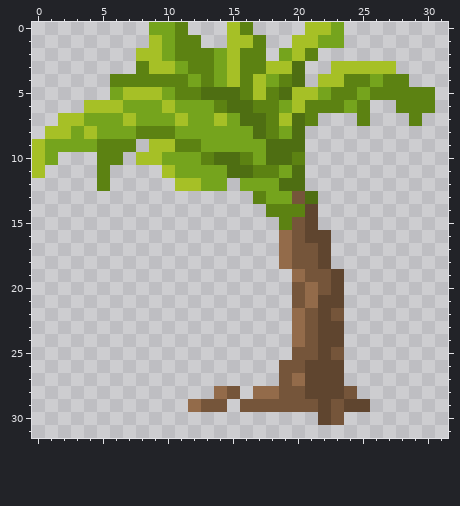
Two states of a pixel-art sprite, JARVA/res/images/enemies/banana tree.png. Above is the file before it was changed.
The file is 32x32 pixels.
After the commit:
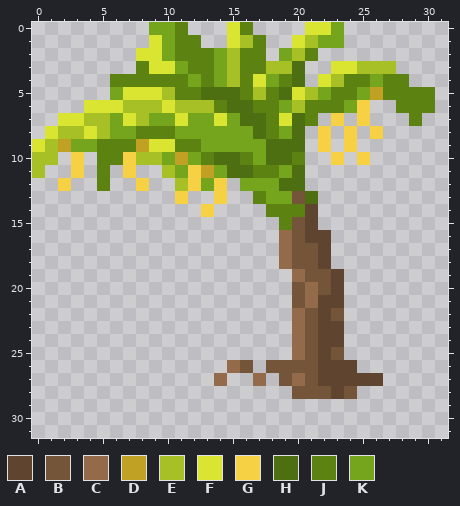
Palette (. is transparent): A #5f452f  B #75553a  C #936b4a  D #c1a124  E #a6c026  F #dae531  G #f6d143  H #4e6e12  J #5c8212  K #75a41d
Change:
y 0: x 15 E -> F; x 21..22 EE -> FF
y 1: x 9 E -> F; x 15 E -> F; x 20 E -> F
y 2: x 8..9 EE -> FF
y 3: x 9..10 EE -> FF; x 23..24 EE -> FF
y 4: x 17 E -> F; x 22 E -> F
y 5: x 7..10 EEEK -> FFFE; x 20 E -> F; x 26 J -> D
y 6: x 4..13 EEEKKKEKKK -> FFFEEEFEEE; x 25 J -> G
y 7: x 2..5 EEKK -> FFEE; x 7..8 EK -> FE; x 11 E -> F; x 14 E -> F; x 19 E -> F; x 23 . -> G; x 25 J -> G
y 8: x 1 E -> F; x 3..5 KEK -> EFE; x 22 . -> G; x 24 . -> G; x 26 . -> G
y 9: x 0..2 EKK -> FED; x 8..10 .EE -> DFF; x 22 . -> G; x 24 . -> G
y 10: x 1 K -> E; x 3 . -> G; x 7 . -> G; x 11 K -> D; x 23 . -> G; x 25 . -> G
y 11: x 3 . -> G; x 7 . -> G; x 12..13 KK -> GD
y 12: x 2 . -> G; x 8 . -> G; x 12 E -> G; x 14 K -> G
y 13: x 11 . -> G; x 14 . -> G
y 14: x 13 . -> G
y 25: x 20 B -> C
y 26: x 15..16 .. -> CB; x 18 . -> B; x 21 A -> B; x 24 . -> A
y 27: x 14 . -> C; x 17 . -> C; x 21 A -> B; x 24..26 ... -> AAA
y 28: x 14..15 CB -> ..; x 17..19 CCB -> ...; x 21..22 AA -> BB
y 29: x 12..14 CBB -> ...; x 16..25 BBBBBBABAA -> ..........
y 30: x 22..23 AB -> ..
Boxes around the changes in both pictures, in picture pixels (x1, y1, x2, y2):
changed: (32, 22, 383, 217)
changed: (188, 347, 383, 425)
